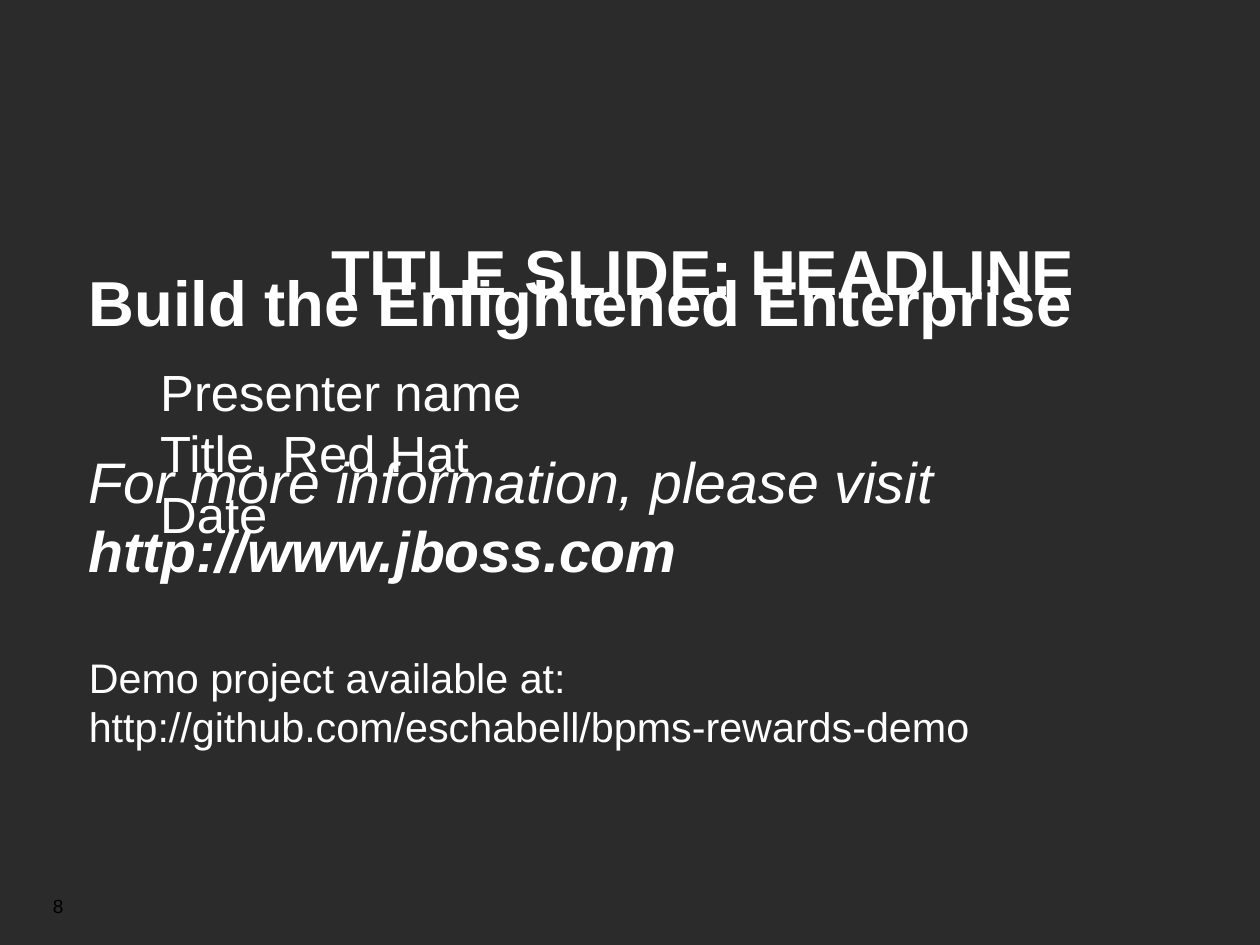
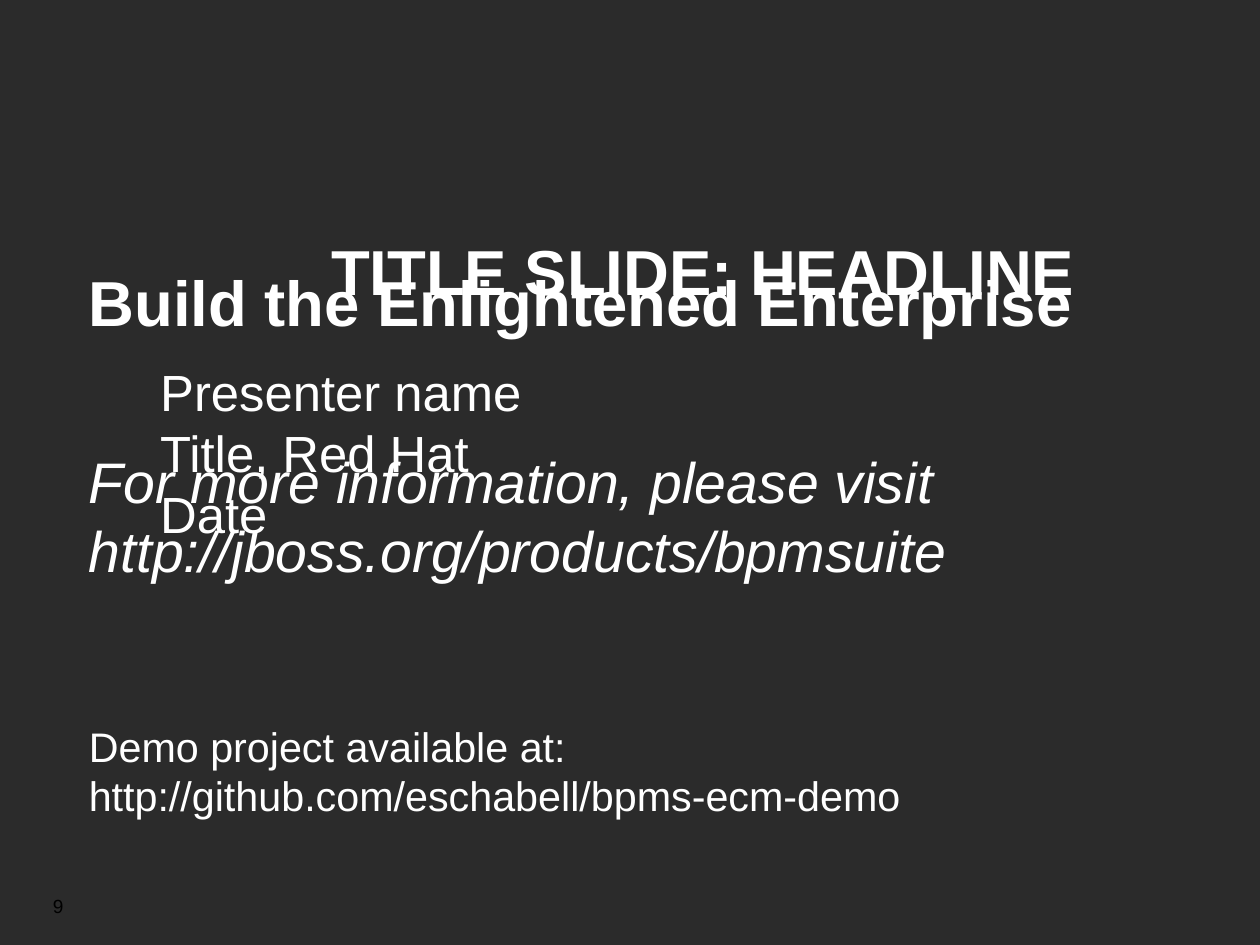
Before and after one commit to jbossdemocentral/bpms-ecm-demo, a slide deck: slide 9 of docs/Demo Overview.odp (slide 8 before the commit). Drawn at 1260x945 pixels with LibreOffice and Linux fonts; fonts in the diff are those of the drawing; background and template pictures are left out; a plain dark background stands for a picture behind light text. Boxes give left, top, right and bottom in pixels: in the first picture for what was removed or moved away, otherwise in the second. Text is boxed around its words. In the diff, an @@ line names an element or a change of style, - is before the commit and + after.

```diff
--- a/docs/Demo Overview.odp
+++ b/docs/Demo Overview.odp
@@ text at [89, 526, 946, 582]: text changed; bold off @@
-http://www.jboss.com
+http://jboss.org/products/bpmsuite
@@ text at [89, 781, 901, 819]: text changed @@
-http://github.com/eschabell/bpms-rewards-demo
+http://github.com/eschabell/bpms-ecm-demo
```
Also in this commit, not shown: 1 other slide changed, 1 slide added, 1 other file.
